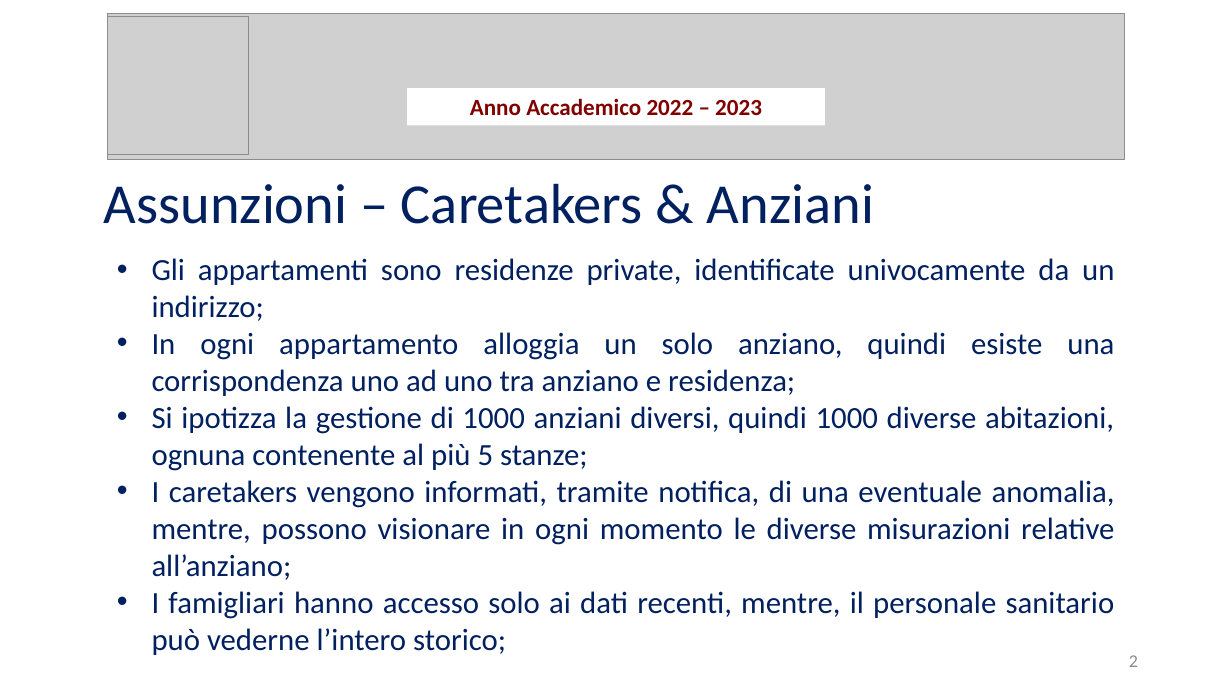
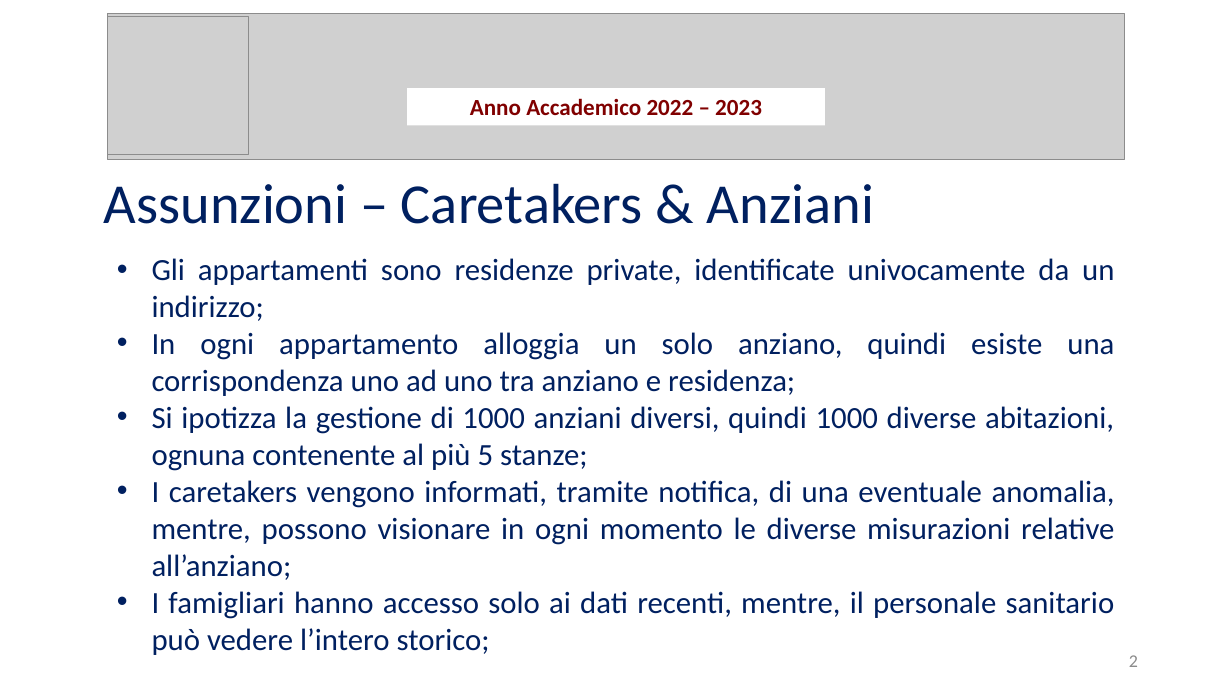
Before and after one commit to Wonderjack996/unimib-software-architecture, a slide deck: slide 2 of Progetto/Presentazione.pptx. Drawn at 1232x693 pixels with LibreOffice and Linux fonts; fonts in the diff are those of the drawing; grey boxes stand for pictures. Boxes give left, top, right and bottom in pixels: in the first picture for what was removed or moved away, otherwise in the second. Text is boxed around its words. In the diff, an @@ line names an element or a change of style, - is before the commit and + after.

```diff
--- a/Progetto/Presentazione.pptx
+++ b/Progetto/Presentazione.pptx
@@ text at <box>152,591,1115,655</box>: text changed @@
-• I famigliari hanno accesso solo ai dati recenti, mentre, il personale sanitario può vederne l’intero storico;
+• I famigliari hanno accesso solo ai dati recenti, mentre, il personale sanitario può vedere l’intero storico;
```
Also in this commit, not shown: 5 other slides changed, 41 slides added, 13 other files.
